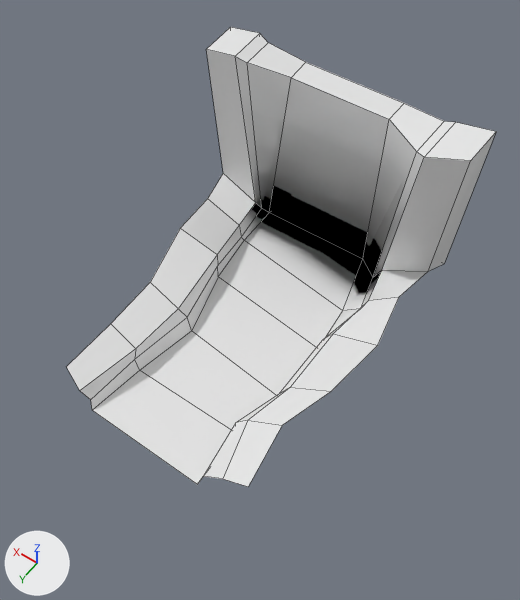
Two versions of the FBX model GMTK2025/Assets/GMTK2025/Models/spikeCaveEntrance.fbx, one commit apart.
Before and after are seen from a 50 mm lens placed at (-23.1, 23.3, 53.8), pointed at (-1.1, -7.4, 5.6). Lighting does not change. The marker at lower left points along +X, +Y and +Z. Mesh edges are drawn as thin lines. Where no turn or scale is listed for an object, it has been applied to the vertices.

In view in the first picture: 'Entrance'.
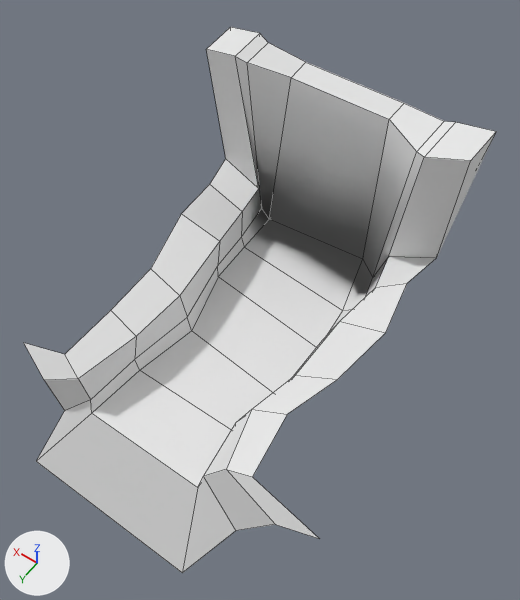
Pixel boxes [x1, y1, x2, y2] of what changed, in the pictures (520 x 600 px):
'Entrance', reshaped (10% wider, 19% taller): before [67, 27, 496, 486]; after [24, 27, 496, 573]
part 1 of me_cube_001, built on: before [67, 58, 495, 486]; after [24, 58, 494, 573]

The change in detail:
In material 'Ice' (mat_ice), roughness goes from 0.0 to 1.0.
me_cube_001 is used by ob_entrance; location (0.0, 0.0, 0.0).
me_cube_001 had 72 vertices, 65 faces and spanned x -12.3..13.6, y -23.0..6.9, z -0.1..18.9.
me_cube_001 now has 80 vertices, 72 faces and spans x -16.0..13.6, y -23.0..11.1, z -9.8..18.9.
Part 1, on me_cube_001:
4 faces are deleted.
9 vertices in x -11.1..12.7, y -20.2..6.1, z 2.7..3.6 move by (-0.4, -0.1, 2.1).
6 vertices in x -10.2..9.0, y -19.4..0.8, z 2.1..3.6 move by (-0.4, 0.0, 2.1).
4 vertices in x -10.3..11.6, y -16.3..5.7, z 2.9..4.5 move by (-0.3, 0.0, 2.1).
10 vertices move from x -11.4..7.1, y -22.6..6.9, z 0.0..3.2 to x -11.1..9.2, y -22.8..7.7, z -2.2..5.7.
8 vertices are added at x -16.0..13.0, y 6.1..11.1, z -9.8..4.3.
11 new faces join them.
